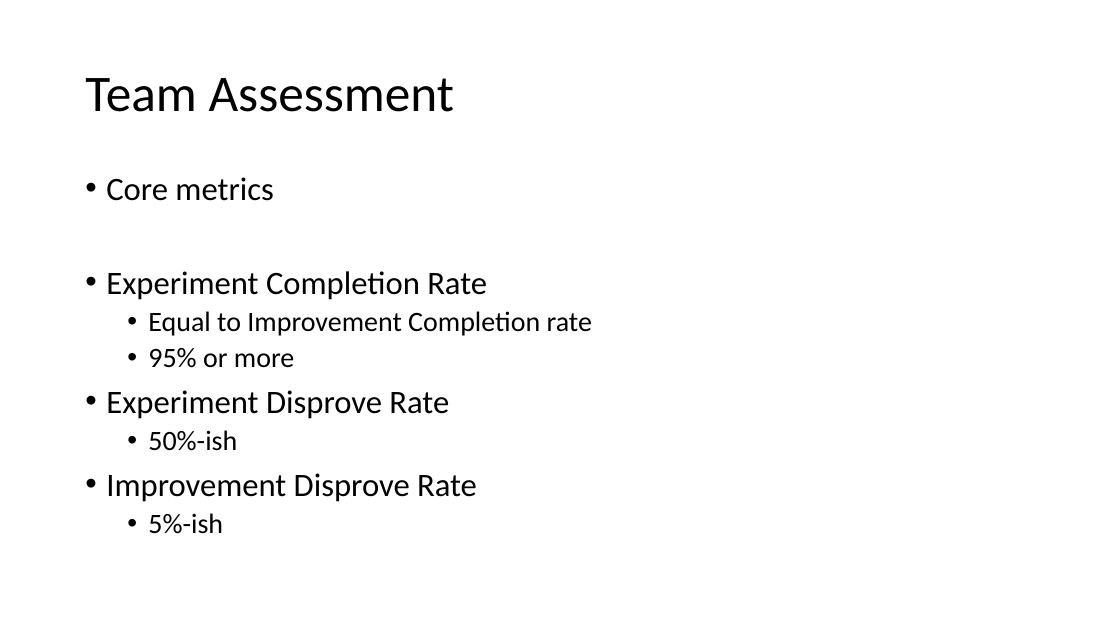
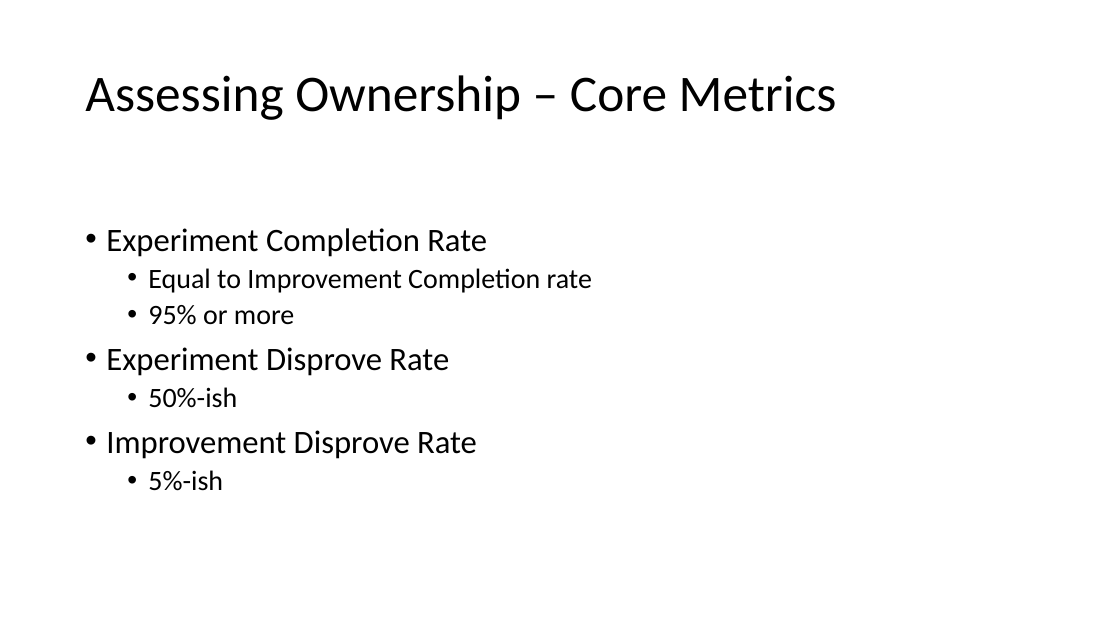
Before and after one commit to arlobelshee/Presentations, a slide deck: slide 32 of leading technical debt/gogo keynote - data-driven leadership to solve technical debt.pptx (slide 23 before the commit). Drawn at 1120x630 pixels with LibreOffice and Linux fonts; fonts in the diff are those of the drawing. Boxes give left, top, right and bottom in pixels: in the first picture for what was removed or moved away, otherwise in the second. Text is boxed around its words. In the diff, an @@ line names an element or a change of style, - is before the commit and + after.

```diff
--- a/leading technical debt/gogo keynote - data-driven leadership to solve technical debt.pptx
+++ b/leading technical debt/gogo keynote - data-driven leadership to solve technical debt.pptx
@@ title at <box>85,75,837,120</box>: text changed @@
-Team Assessment
+Assessing Ownership – Core Metrics
@@ text at <box>106,177,273,201</box>: paragraph removed @@
-• Core metrics
```
Also in this commit, not shown: 13 other slides changed, 14 slides added, 3 slides removed.
